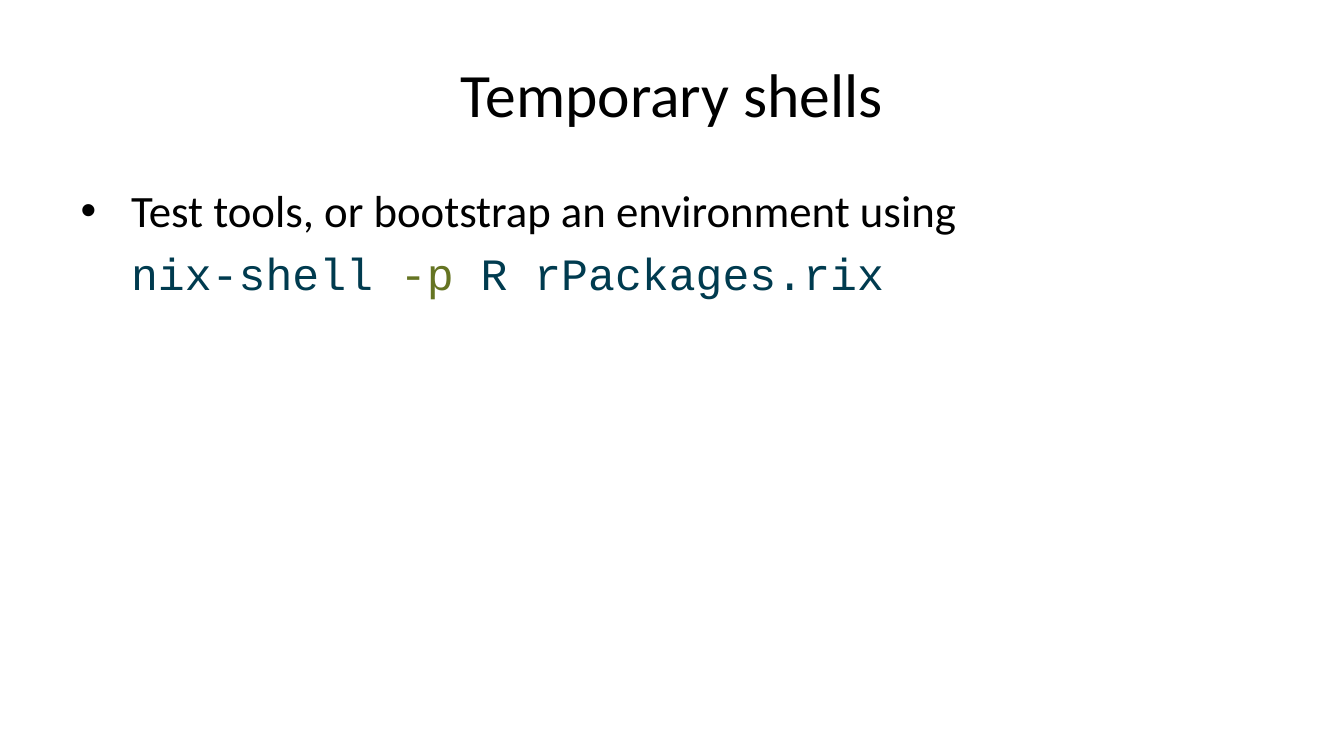
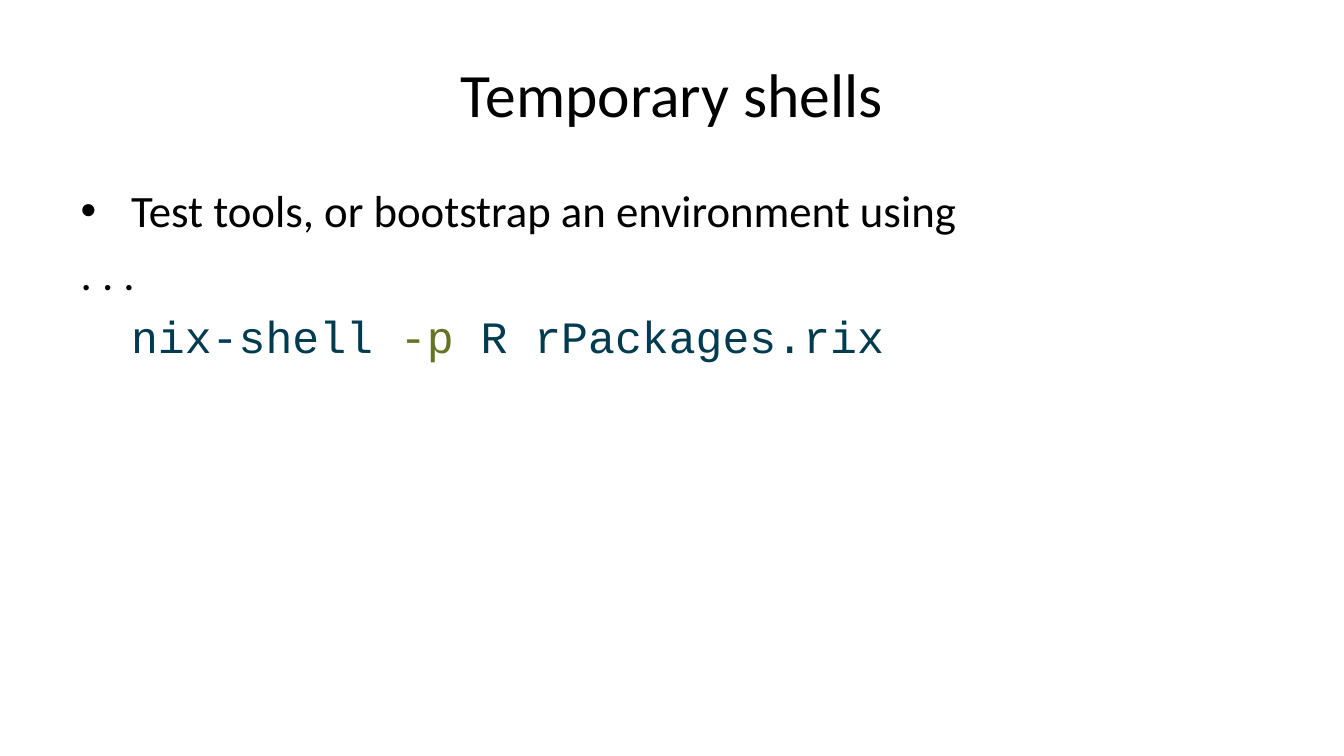
Before and after one commit to b-rodrigues/repro_ulisboa, a slide deck: slide 14 of docs/index.pptx. Drawn at 1344x756 pixels with LibreOffice and Linux fonts; fonts in the diff are those of the drawing. Boxes give left, top, right and bottom in pixels: in the first picture for what was removed or moved away, otherwise in the second. Text is boxed around its words. In the diff, an @@ line names an element or a change of style, - is before the commit and + after.

```diff
--- a/docs/index.pptx
+++ b/docs/index.pptx
@@ text at bbox=[131, 196, 956, 363]: paragraph added @@
+. . .
```
Also in this commit, not shown: 11 other files.
